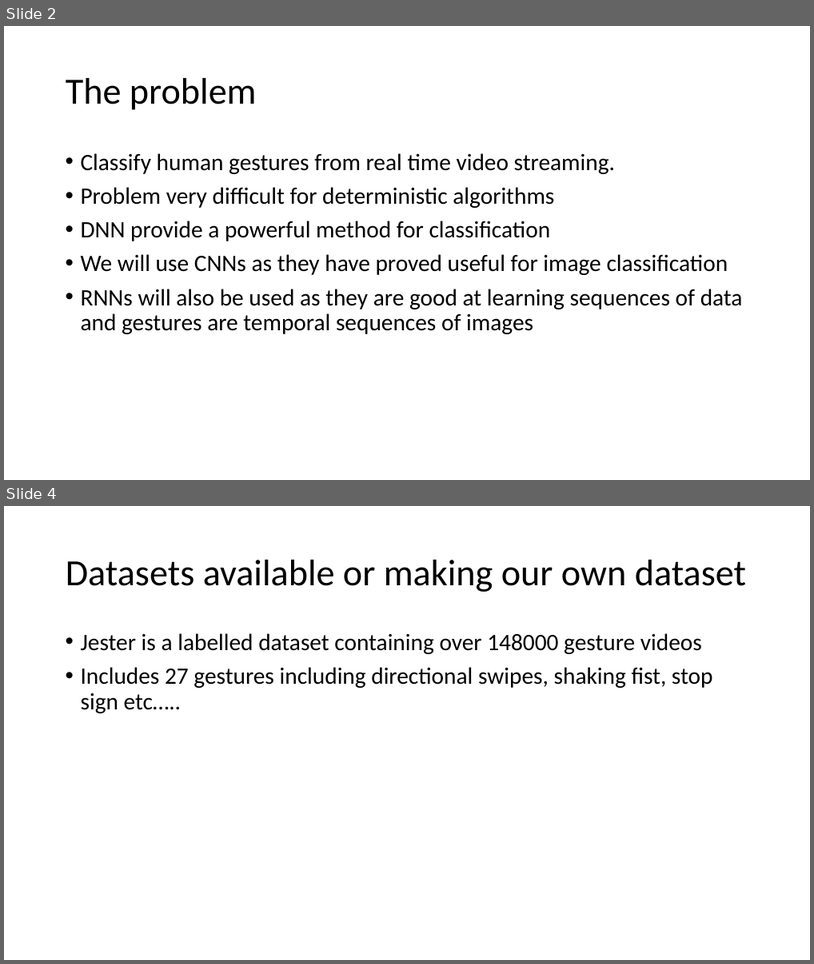
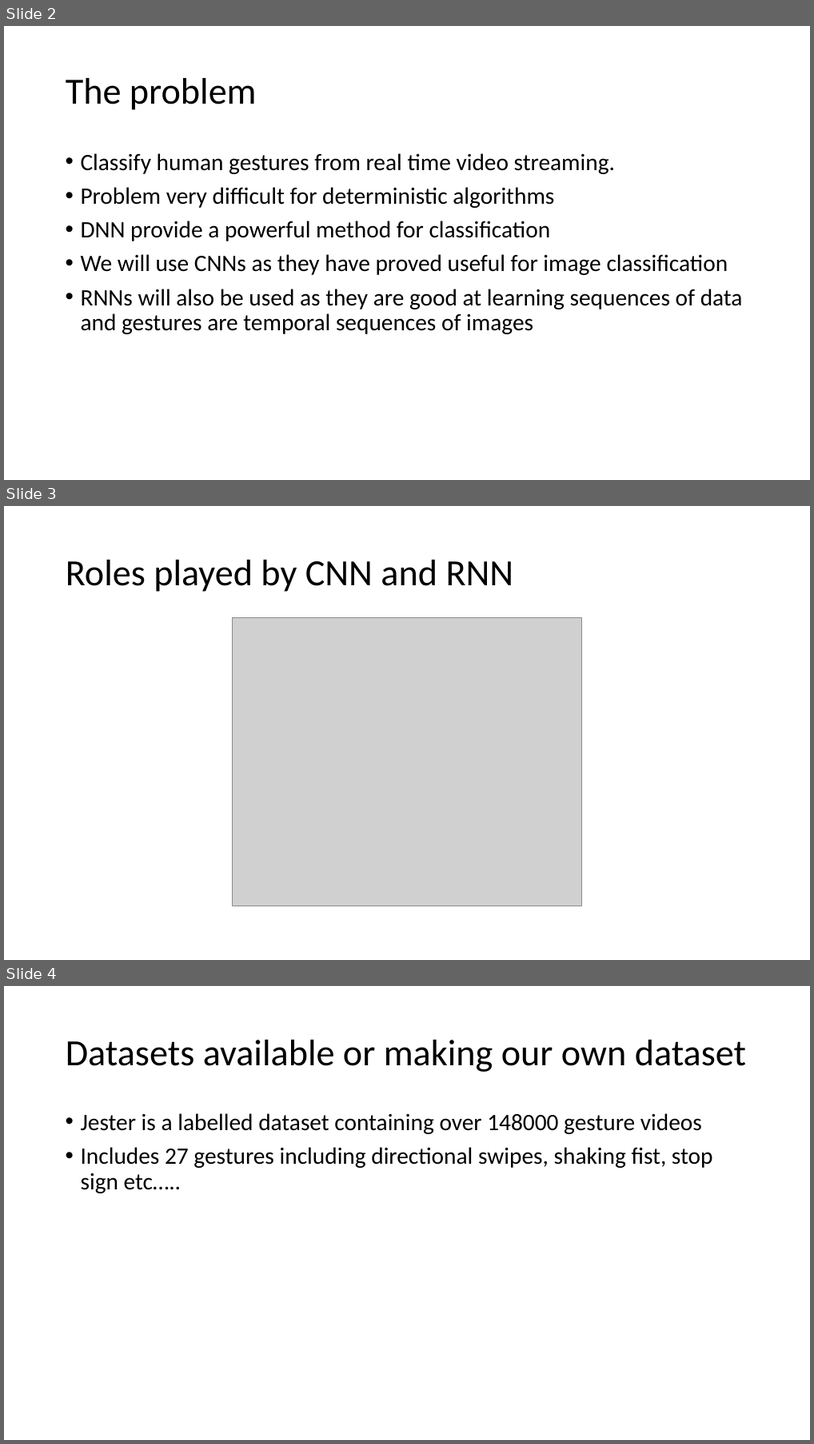
Before and after one commit to Inder95/CeADAR---Gesture-Recognition, a slide deck: CeADAR-Gesture_presentation.ppt. Shown one above the other, each under a label of ours: slides 2 and 4 before the commit, slides 2, 3 and 4 after it; the slides between them are not shown. The pictures are 814x964 and 814x1444 pixels, drawn with LibreOffice and Linux fonts; fonts in the diff are those of the drawing; grey boxes stand for pictures. Boxes give left, top, right and bottom in pixels: in the first picture for what was removed or moved away, otherwise in the second. Text is boxed around its words. In the diff, an @@ line names an element or a change of style, - is before the commit and + after.

```diff
--- a/CeADAR-Gesture_presentation.ppt
+++ b/CeADAR-Gesture_presentation.ppt
@@ slide 3 added at [4,506,810,960], background #FFFFFF @@
@@ title added at [66,560,514,592], 44 pt, text #000000 @@
+Roles played by CNN and RNN
@@ picture added at [232,618,582,905] @@
```
Also in this commit, not shown: 1 slide changed, 1 slide removed.
